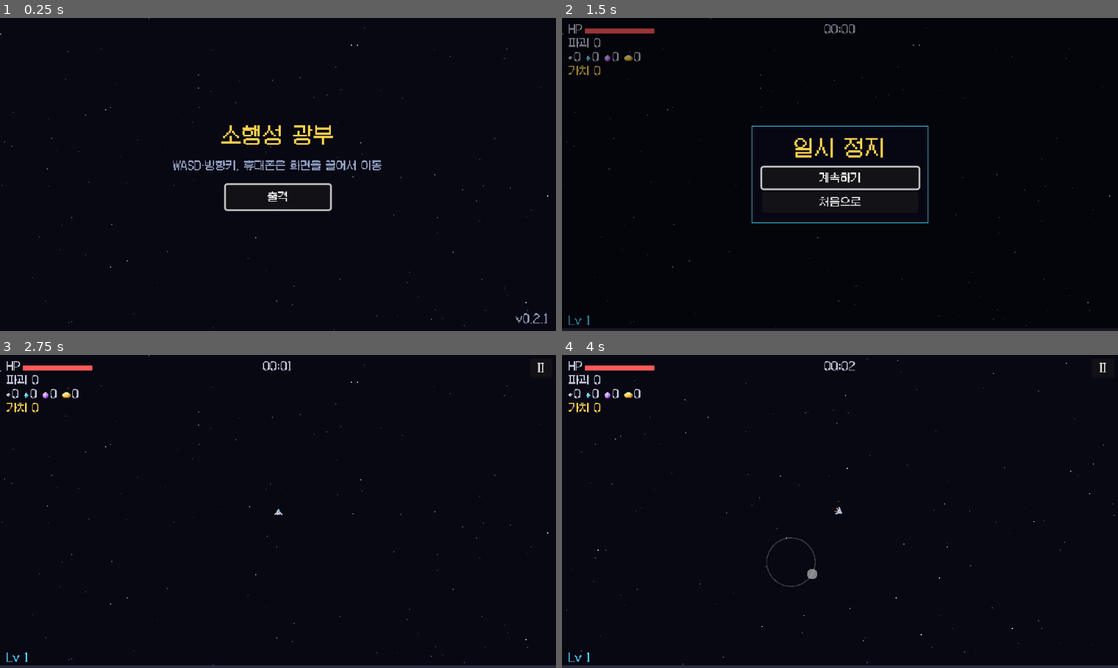
Above: before the commit, frames 1-4 (two rows, left to right).
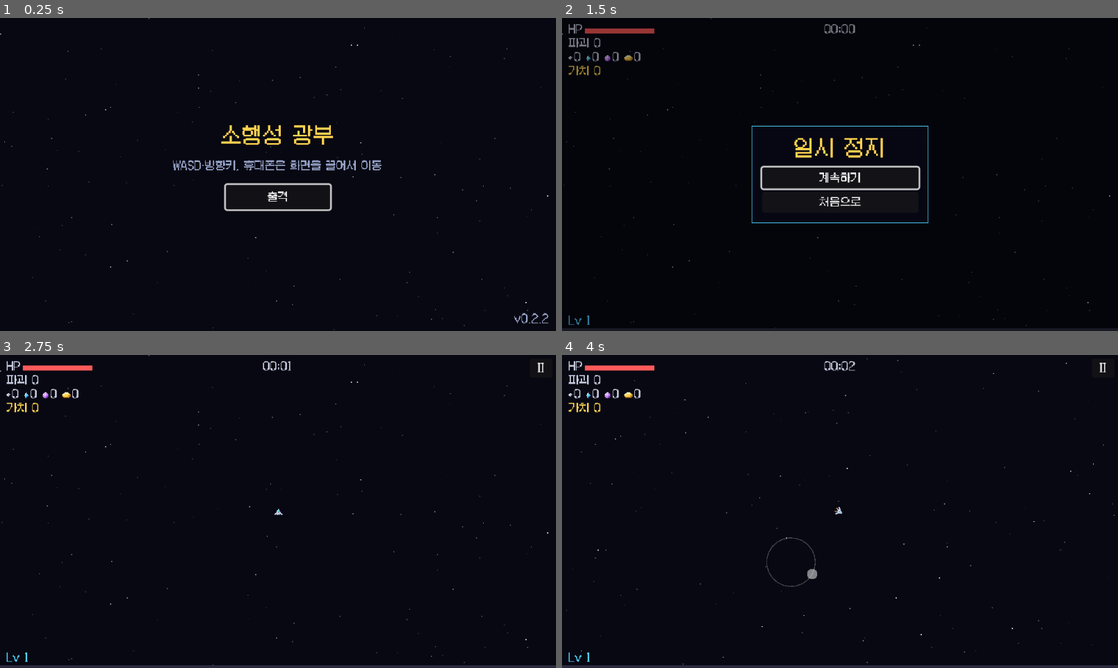
Above: after the commit, the same moments.

Repository: jaehyo-dev/asteroid-miner
Game: Godot game, scene res://scenes/main.tscn
Two runs of this game, one before a commit and one after it. Both use one fixed random seed, a clock stepped at 60 frames per second and the inputs below.
Inputs (mouse positions are in pixels of both pictures, inside the frame that each line leads up to):
- Up to frame 1 (0.25 s): no input
- Up to frame 2 (1.5 s): click "출격" at 0.5 s; click "II" at 1.25 s
- Up to frame 3 (2.75 s): click "계속하기" at 2 s
- Up to frame 4 (4 s): tap Enter (confirm) at 2.75, 2.85 s; move the mouse to (962, 495) at 2.77 s; hold D (move_right) 2.78-3.5 s; click (962, 495) at 2.92 s; tap Space at 3.02 s; drag from (728, 527) to (812, 574) at 3.52 s

The runs differ from the first frame. In frame 1, less than 0.1% of the frame differs, in the area x 92-99%, y 94-98%; in frame 2, less than 0.1%; in frame 3, less than 0.1%; in frame 4, less than 0.1%.

Commit message:
v0.2.2: 심연의 포격 조준선을 쏜 뒤 0.5초 만에 사라지게
쏘는 순간 탄이 지나갈 길을 밝게 비춘 뒤 사라짐 (전에는 탄이 지나갈 때까지 4~5초 남음).
가장자리 "!" 표시는 탄이 우주선 쪽을 지날 때까지 유지.

Co-Authored-By: Claude Opus 5.5 <noreply@anthropic.com>
Claude-Session: https://claude.ai/code/session_01SA6thFTzKNGHA2UYPfpjGv

Diff:
--- a/project.godot
+++ b/project.godot
@@ -7,7 +7,7 @@
 
 config/name="소행성 광부"
 config/description="소행성 지대로 출격해 자동 공격으로 버티며 광물을 캐는 픽셀 아트 로그라이트 채굴 슈터"
-config/version="0.2.1"
+config/version="0.2.2"
 run/main_scene="res://scenes/main.tscn"
 config/features=PackedStringArray("4.7", "GL Compatibility")
 boot_splash/bg_color=Color(0.03, 0.03, 0.07, 1)
--- a/scripts/balance.gd
+++ b/scripts/balance.gd
@@ -77,8 +77,10 @@
 const BARRAGE_SHOT_RADIUS := 4.0
 ## 예고가 시작되면 조준선이 쏘는 곳에서부터 이 비율(예고 시간 중)만큼의 시간 동안 쭉 그어진다
 const BARRAGE_DRAW_RATIO := 0.4
-## 다 쏜 뒤에도 마지막 탄이 우주선 쪽을 지나갈 때까지 조준선을 은은하게 남기는 여유 시간 (초)
+## 다 쏜 뒤에도 마지막 탄이 우주선 쪽을 지나갈 때까지 화면 가장자리 "!" 표시를 남기는 여유 시간 (초)
 const BARRAGE_LINGER_EXTRA := 0.4
+## 첫 탄을 쏜 뒤 조준선이 사라지는 시간 (초). 쏘는 순간 탄이 지나갈 길을 잠깐 비춰 주는 느낌
+const BARRAGE_LINE_FADE_TIME := 0.5
 ## 조준: 예고를 시작할 때 우주선이 이 시간(초) 뒤에 있을 곳을 노린다 (움직이면 앞을 막고, 멈춰 있으면 그 자리)
 const BARRAGE_LEAD_TIME := 0.6
 
--- a/scripts/logic/barrage.gd
+++ b/scripts/logic/barrage.gd
@@ -15,8 +15,11 @@
 var timer := Balance.BARRAGE_WARN_TIME
 ## 아직 쏘지 않은 탄 수
 var shots_left := Balance.BARRAGE_SHOTS
-## 다 쏜 뒤 조준선을 남겨 둘 남은 시간 (마지막 탄이 우주선 쪽을 지나갈 때까지). 0이 되면 끝.
+## 다 쏜 뒤 포격을 남겨 둘 남은 시간 (마지막 탄이 우주선 쪽을 지나갈 때까지). 0이 되면 끝.
+## 이 동안 조준선은 사라지고, 화면 가장자리 "!" 표시만 남는다.
 var linger := 0.0
+## 첫 탄을 쏜 뒤 지난 시간 (쏘기 전에는 -1). 조준선이 사라지는 연출에 쓴다.
+var since_fire := -1.0
 
 
 func _init(from: Vector2 = Vector2.ZERO, direction: Vector2 = Vector2.RIGHT) -> void:
@@ -27,6 +30,8 @@
 ## 시간을 진행하고, 이번 프레임에 일어난 일을 돌려준다: {"charge": 충전 시작했는지, "fired": 쏜 탄 수}
 func step(delta: float) -> Dictionary:
 	var result := {"charge": false, "fired": 0}
+	if since_fire >= 0.0:
+		since_fire += delta
 	timer -= delta
 	while timer <= 0.0 and phase != Phase.DONE:
 		match phase:
@@ -36,7 +41,7 @@
 				result["charge"] = true
 			Phase.CHARGE:
 				phase = Phase.FIRE
-				# 첫 탄은 충전이 끝나는 순간 바로
+				since_fire = -timer  # 첫 탄은 충전이 끝나는 순간 바로 (이번 프레임에 넘친 시간만큼 지남)
 			Phase.FIRE:
 				result["fired"] += 1
 				shots_left -= 1
@@ -57,6 +62,14 @@
 	if phase != Phase.WARN:
 		return 1.0
 	return clampf(warn_progress() / Balance.BARRAGE_DRAW_RATIO, 0.0, 1.0)
+
+
+## 조준선이 보이는 정도 0~1: 쏘기 전에는 1, 첫 탄을 쏜 뒤 BARRAGE_LINE_FADE_TIME 동안 0으로 사라진다.
+## (쏘는 순간 탄이 지나갈 길을 잠깐 비춰 주고 사라짐)
+func line_visibility() -> float:
+	if since_fire < 0.0:
+		return 1.0
+	return 1.0 - clampf(since_fire / Balance.BARRAGE_LINE_FADE_TIME, 0.0, 1.0)
 
 
 ## 예고·충전 중인지 (조준선을 보여 줄 때)
--- a/scripts/world_view.gd
+++ b/scripts/world_view.gd
@@ -27,8 +27,8 @@
 const BARRAGE_LINE_WARN := 4.0
 const BARRAGE_LINE_CHARGE := 8.0
 const BARRAGE_LINE_GLOW := 6.0
-## 다 쏜 뒤 남겨 두는 조준선의 진하기
-const BARRAGE_LINE_AFTER_ALPHA := 0.4
+## 쏘는 순간 조준선의 진하기 (여기서 BARRAGE_LINE_FADE_TIME 동안 사라짐)
+const BARRAGE_LINE_FIRE_ALPHA := 0.9
 ## 조준선 길이 (쏘는 곳에서 화면 반대편 밖까지 넉넉히)
 const BARRAGE_LINE_LENGTH := 2000.0
 
@@ -104,6 +104,9 @@
 ## 심연의 포격: 예고 때는 맥박치는 붉은 조준선, 충전 때는 점점 굵고 밝아지는 선, 발사 후엔 에너지탄.
 func _draw_barrages() -> void:
 	for b in sim.barrages:
+		var fade := b.line_visibility()
+		if fade <= 0.0:
+			continue  # 쏜 뒤 조준선은 잠깐만 보이고 사라진다 (가장자리 "!"는 HUD가 탄이 지나갈 때까지 남김)
 		var start := b.origin
 		# 예고가 시작되면 쏘는 곳에서부터 쭉 그어진다
 		var end := b.origin + b.dir * BARRAGE_LINE_LENGTH * b.draw_progress()
@@ -111,7 +114,7 @@
 		var pulse := 0.5 + 0.5 * sin(sim.time * TAU * 4.0)
 		var alpha := 0.55 + 0.35 * pulse if b.phase == Barrage.Phase.WARN else 0.9
 		if b.phase == Barrage.Phase.FIRE or b.phase == Barrage.Phase.DONE:
-			alpha = BARRAGE_LINE_AFTER_ALPHA  # 쏜 뒤에는 탄이 지나갈 때까지 길만 은은하게 남긴다
+			alpha = BARRAGE_LINE_FIRE_ALPHA * fade  # 쏘는 순간 밝게 길을 비추고 금방 사라진다
 		# 바깥 빛 → 붉은 선 → 밝은 가운데 줄 (어두운 배경에서도, 작은 화면에서도 잘 보이게)
 		draw_line(start, end, Color(BARRAGE_RED, alpha * 0.3), width + BARRAGE_LINE_GLOW)
 		draw_line(start, end, Color(BARRAGE_RED, alpha), width)
--- a/tests/test_danger.gd
+++ b/tests/test_danger.gd
@@ -300,7 +300,7 @@
 	assert_eq(b.phase, Barrage.Phase.WARN, "아직 예고 중")
 
 
-func test_다_쏜_뒤에도_탄이_우주선을_지날_때까지_조준선이_남음() -> void:
+func test_다_쏜_뒤에도_탄이_우주선을_지날_때까지_가장자리_표시가_남음() -> void:
 	var sim := RunSim.new(24)
 	for tm in ["_spawn_timer", "_barrage_timer", "_golden_timer", "_jelly_timer", "_bug_timer"]:
 		sim.set(tm, 1.0e9)
@@ -320,4 +320,26 @@
 		if line_gone < 0.0 and not sim.barrages.has(b):
 			line_gone = t
 	assert_true(shot_reached > 0.0 and line_gone > 0.0)
-	assert_true(line_gone >= shot_reached, "조준선(%f초)이 마지막 탄 도착(%f초)보다 먼저 사라지지 않음" % [line_gone, shot_reached])
+	assert_true(line_gone >= shot_reached, "포격 표시(%f초)가 마지막 탄 도착(%f초)보다 먼저 사라지지 않음" % [line_gone, shot_reached])
+
+
+func test_조준선은_쏜_뒤_잠깐만_보이고_사라짐() -> void:
+	var b := Barrage.new(Vector2.ZERO, Vector2.RIGHT)
+	var dt := 1.0 / 60.0
+	var t := 0.0
+	var first_fire := -1.0
+	var gone := -1.0
+	while t < 5.0:
+		var r := b.step(dt)
+		t += dt
+		if first_fire < 0.0 and int(r["fired"]) > 0:
+			first_fire = t
+			assert_true(b.line_visibility() > 0.9, "쏘는 순간에는 길이 밝게 보임 %f" % b.line_visibility())
+		if first_fire < 0.0:
+			assert_eq(b.line_visibility(), 1.0, "쏘기 전(예고·충전)에는 다 보임")
+		if gone < 0.0 and b.line_visibility() <= 0.0:
+			gone = t
+	assert_true(first_fire > 0.0 and gone > 0.0)
+	assert_true(absf(gone - first_fire - Balance.BARRAGE_LINE_FADE_TIME) < 0.05, "쏜 뒤 %f초 만에 사라짐" % (gone - first_fire))
+	# 예고부터 조준선이 사라질 때까지 몇 초 안
+	assert_true(gone <= 2.5, "조준선이 보이는 시간 %f초" % gone)
Not shown, changed: CHANGELOG.md
Not shown, changed: GAME_SPEC.md
